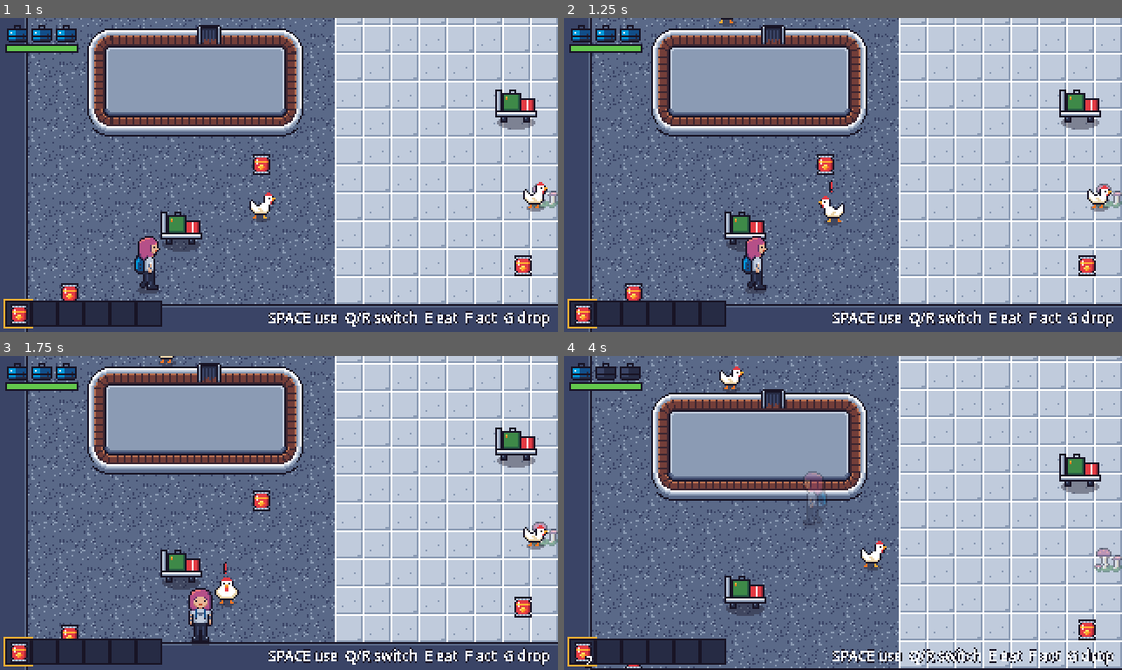
Above: before the commit, frames 1-4 (two rows, left to right).
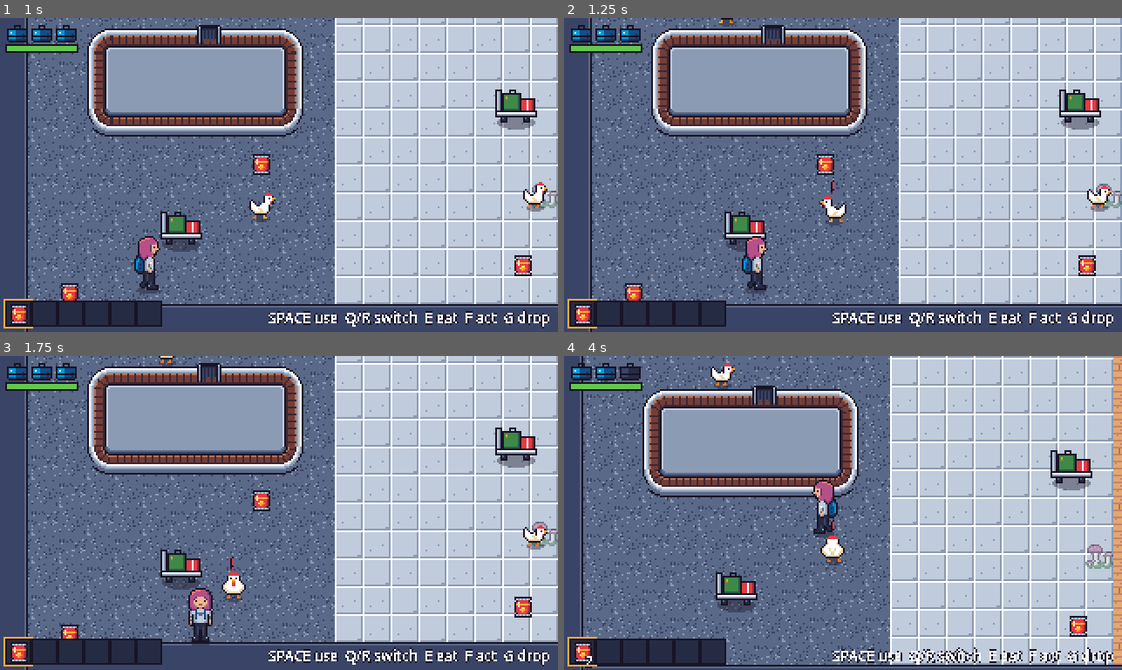
Above: after the commit, the same moments.

Repository: mvdmakesthings/PlanePoultryPanic
Game: Godot game, scene res://scenes/levels/prototype_room.tscn
Same seed, same stepped clock (60 frames per second), same inputs: the game is played once before the commit and once after it.
Inputs (mouse positions are in pixels of both pictures, inside the frame that each line leads up to):
- Up to frame 1 (1 s): move the mouse to (401, 159) at 0.52 s; hold D (move_right) from 0.53 s (still down); hold G (drop_item) from 0.53 s (still down); click (401, 159) at 0.67 s
- Up to frame 2 (1.25 s): keep holding D (move_right); keep holding G (drop_item)
- Up to frame 3 (1.75 s): move the mouse to (167, 528) at 1.27 s; release D (move_right) at 1.28 s; release G (drop_item) at 1.28 s; hold S (move_down) from 1.28 s (still down); tap E (eat_snack) at 1.35 s
- Up to frame 4 (4 s): move the mouse to (898, 443) at 2.02 s; release S (move_down) at 2.03 s; hold D (move_right) 2.03-2.78 s; hold F (interact) 2.03-2.78 s; move the mouse to (815, 575) at 2.77 s; hold W (move_up) 2.78-3.53 s; tap R (next_item) at 2.85 s; click (815, 575) at 2.92 s; move the mouse to (1010, 560) at 3.52 s; hold A (move_left) from 3.53 s (still down); hold Q (prev_item) from 3.53 s (still down)

Frame 1 is identical in both runs. In frame 2, 0.2% of the frame differs, in the area x 45-51%, y 51-67%; in frame 3, 0.4%; in frame 4, 41%, in the area x 2-100%, y 0-100%.

Commit message:
Slow chickens down so they're easier to outrun
Play-testing found chickens hard to escape. Normal chickens now chase
at 60 px/s (from 70), comfortably slower than the player's 100 px/s
walk. Rage chickens chase at 105 (from 115): still a little faster
than a walk, but a short run clears them. Flight hops are 95 (from
110).

The under-attack spray test now lets the player stop so the slower
rage chicken can still catch up.

Diff:
--- a/game/scripts/characters/chicken.gd
+++ b/game/scripts/characters/chicken.gd
@@ -34,7 +34,7 @@
 @export_group("Normal")
 @export var wander_speed := 30.0
 ## Slower than the player's walk, so one normal chicken can always be escaped.
-@export var pursue_speed := 70.0
+@export var pursue_speed := 60.0
 @export var investigate_speed := 70.0
 @export var sight_range := 64.0
 ## Seconds without seeing the player before giving up the chase.
@@ -66,12 +66,12 @@
 
 @export_group("Rage")
 ## Faster than the player's walk (100), slower than their run (150).
-@export var rage_speed := 115.0
+@export var rage_speed := 105.0
 @export var rage_sight_bonus := 32.0
 @export var rage_give_up_time := 4.0
 
 @export_group("Flight")
-@export var hop_speed := 110.0
+@export var hop_speed := 95.0
 @export var hop_duration := 0.7
 @export var hop_cooldown := 1.6
 @export var hop_height := 10.0
--- a/game/tests/prototype_smoke.gd
+++ b/game/tests/prototype_smoke.gd
@@ -503,13 +503,14 @@
 		chicken.power_up("rage")  # fast enough to catch a walking player
 		player.give_extinguisher(3)
 		Input.action_press("move_right")
+		await _wait(0.2)
+		Input.action_release("move_right")
 		var pecked := false
-		for i in 120:
+		for i in 180:
 			await get_tree().physics_frame
 			if player.health < player.max_health:
 				pecked = true
 				break
-		Input.action_release("move_right")
 		await _wait(delay)
 		var distance := chicken.global_position.distance_to(player.global_position)
 		_tap("use_item")
